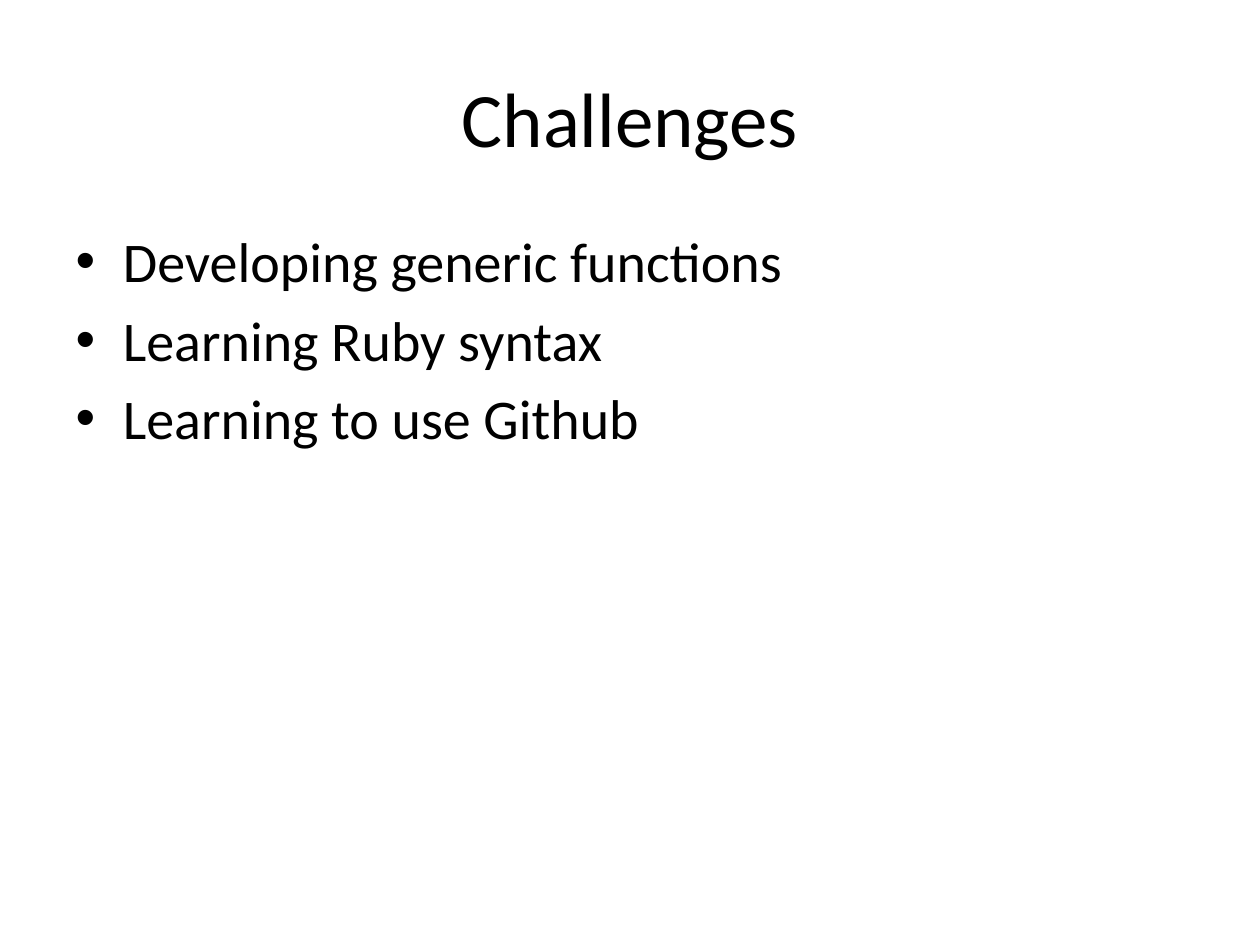
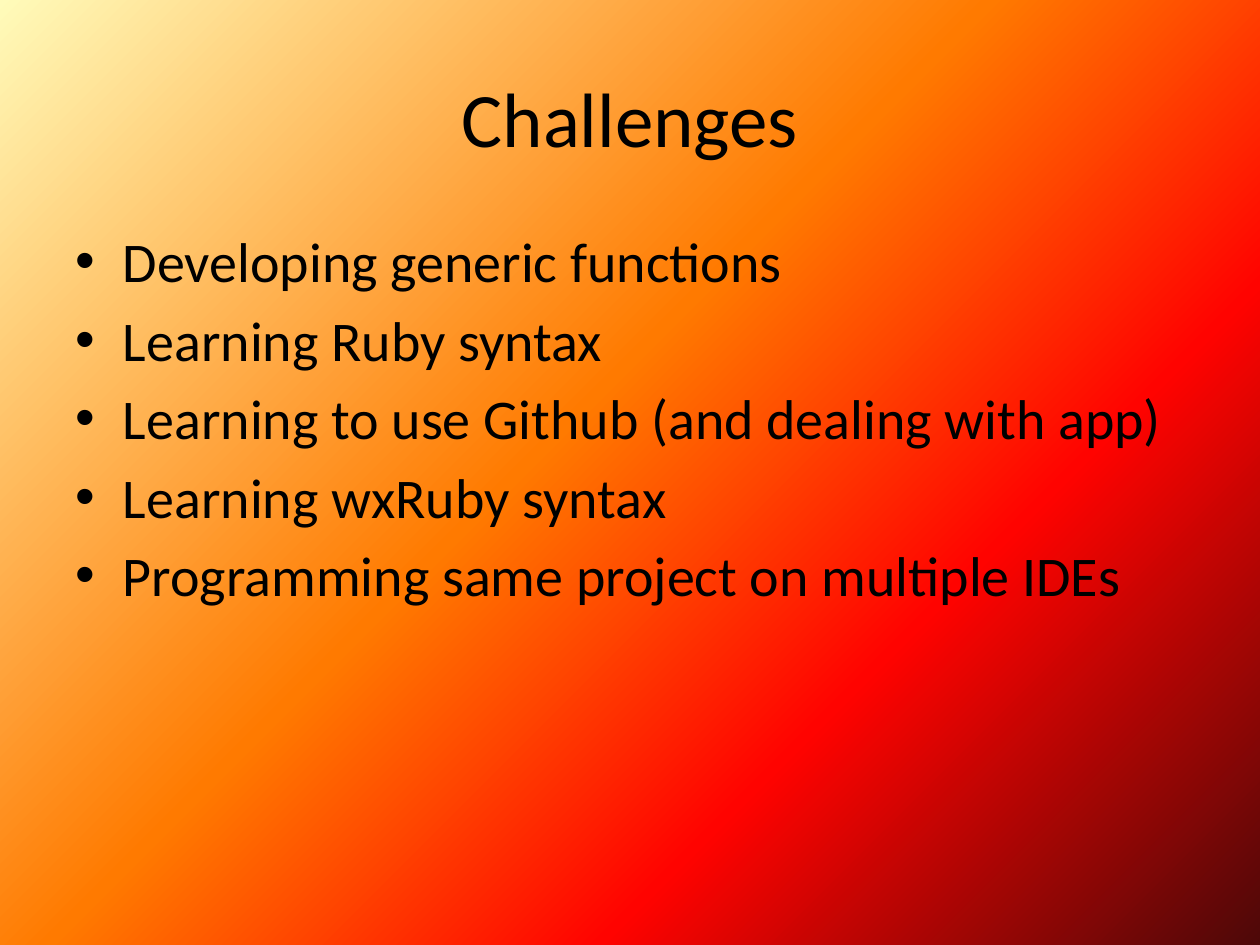
Before and after one commit to bryanstetson/lupoli-cmsc331Chess, a slide deck: slide 3 of Ruby Files/CMSC 331 Ruby Game Project.pptx. Drawn at 1260x945 pixels with LibreOffice and Linux fonts; fonts in the diff are those of the drawing. Boxes give left, top, right and bottom in pixels: in the first picture for what was removed or moved away, otherwise in the second. Text is boxed around its words. In the diff, an @@ line names an element or a change of style, - is before the commit and + after.

```diff
--- a/Ruby Files/CMSC 331 Ruby Game Project.pptx
+++ b/Ruby Files/CMSC 331 Ruby Game Project.pptx
@@ background #FFFFFF to gradient #FFFBBA to #FF7A00 to #FF0300 to #4D0808 @@
@@ text at (123, 398, 1161, 606): text changed @@
-• Learning to use Github
+• Learning to use Github (and dealing with app)
+• Learning wxRuby syntax
+• Programming same project on multiple IDEs
```
Also in this commit, not shown: 5 other slides changed.
